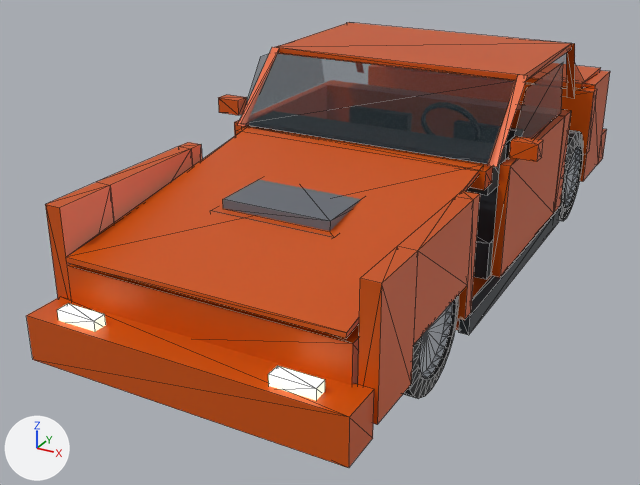
The glTF model data/cars/brute_500/brute_500.glb as it was, and as the next commit left it.
Before and after are seen from a 50 mm lens placed at (2.3, -5.17, 2.58), pointed at (-0.32, -0.4, 0.19). Arrows for +X, +Y and +Z are at lower left; the lights stay in place. The older version comes first. Mesh edges are drawn as thin lines. Where no turn or scale is listed for an object, it has been applied to the vertices. Vertices at exactly the same position are counted once.

The older version as bpy lines, for what is in view:
```python
me_body_shell = bpy.data.meshes.new('body_shell')
me_body_shell.from_pydata(...)  # 80 vertices, 104 faces; spans x -0.94..0.94, y -2.18..2.22, z 0.13..1.38
# faces by material slot: [92, 12]
me_body_shell.materials.append(mat_paint)  # orange #d35400
me_body_shell.materials.append(mat_car_atlas)  # picture img_car_atlas
me_light_head_right = bpy.data.meshes.new('light_head_right')
me_light_head_right.from_pydata(...)  # a box spanning x -0.74..-0.5, y -2.36..-2.28, z 0.41..0.49
me_light_head_right.materials.append(mat_light_head)  # white #f3f1e1, glowing beige #fff3c8
me_panel_fender_fl = bpy.data.meshes.new('panel_fender_FL')
me_panel_fender_fl.from_pydata(...)  # 20 vertices, 36 faces; spans x -0.02..0.08, y -0.64..0.563, z -0.7..0.0
me_panel_fender_fl.materials.append(mat_paint)  # orange #d35400
# before: 8 (0.08, 0.463, -0.487) at pixel (467, 285), 10 (0.08, -0.263, -0.487) at pixel (413, 345), 11 (-0.02, -0.263, -0.487), 13 (-0.02, 0.463, -0.487)
ob_body_shell = bpy.data.objects.new('body_shell', me_body_shell)
ob_body_shell.location = (0.0, 0.0, 0.0)
ob_light_head_right = bpy.data.objects.new('light_head_right', me_light_head_right)
ob_light_head_right.location = (0.0, 0.0, 0.0)
ob_panel_fender_fl = bpy.data.objects.new('panel_fender_FL', me_panel_fender_fl)
ob_panel_fender_fl.location = (0.86, -1.52, 0.95)
# also in view: 'panel_skirt_left' at (0.92, -0.06, 0.19); 'wheel_RL' at (0.8, 1.3, 0.34); 'glass_windscreen' at (0.0, -0.29, 1.16); 'glass_side_left' at (0.91, 0.17, 1.15); 'light_head_left' at (0.62, -2.32, 0.45)
```
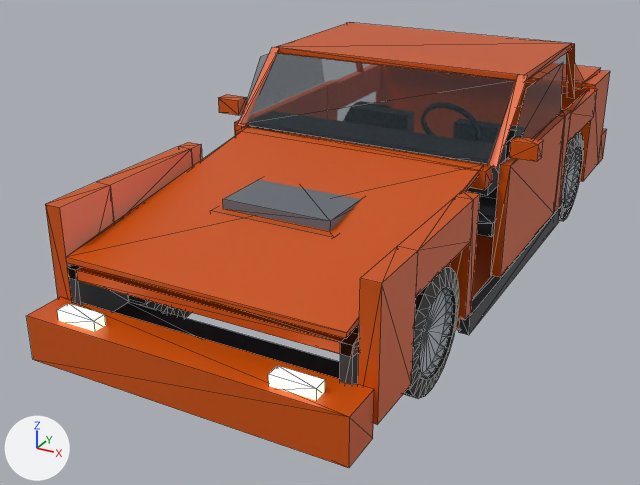
The change, as a diff of the scene's bpy script:
```diff
--- a/data/cars/brute_500/brute_500.glb.py
+++ b/data/cars/brute_500/brute_500.glb.py
@@ me_panel_fender_fl @@
 me_panel_fender_fl.from_pydata(...)  # 20 vertices, 36 faces; spans x -0.02..0.08, y -0.64..0.563, z -0.7..0.0
 # used by ob_panel_fender_fl; location = (0.86, -1.52, 0.95)
+# me_panel_fender_fl part 1
+for i in [8, 10, 11, 13]: me_panel_fender_fl.vertices[i].co += Vector((0.0, 0.0, 0.253))
 me_panel_fender_fl.materials.append(mat_paint)
@@ me_body_shell @@
 # used by ob_body_shell; location = (0.0, 0.0, 0.0)
-me_body_shell.from_pydata(...)  # 80 vertices, 104 faces; spans x -0.94..0.94, y -2.18..2.22, z 0.13..1.38
+me_body_shell.from_pydata(...)  # 114 vertices, 164 faces; spans x -0.94..0.94, y -2.18..2.22, z 0.13..1.38
+# me_body_shell part 2: the loose piece of 8 vertices spanning x -0.84..0.84, y -0.4..0.7, z 0.19..0.43 is deleted
+# me_body_shell part 3: 1 vertex moved from x -0.94, y 1.69, z 0.44 to x -0.94, y 1.69, z 0.72; 5 vertices removed from x -0.94..0.94, y 1.58..1.69, z 0.44..0.93; 21 vertices added at x -0.94..0.94, y 0.75..1.69, z 0.15..0.95
+# me_body_shell part 4: 4 vertices removed from x -0.82..0.82, y -2.18..-1.81, z 0.64; 22 vertices added at x -0.82..0.82, y -2.18..-1.81, z 0.28..0.63
+# other edits to the shape of me_body_shell do not show in these pictures
 me_body_shell.materials.append(mat_paint)
```

Changed parts and their boxes [x1, y1, x2, y2] in the pictures (640 x 485 px; the box of a moved part takes in the faces that stretch with it):
part 1 of me_panel_fender_fl, moved or reshaped
    before: [413, 201, 473, 345]
    after: [416, 201, 473, 296]
part 2 of me_body_shell, deleted
    before: [474, 186, 498, 280]
part 3 of me_body_shell, reshaped
    before: [518, 83, 597, 155]
    after: [554, 88, 597, 211]
part 4 of me_body_shell, cut back
    before: [67, 264, 359, 385]
    after: [67, 265, 359, 385]
